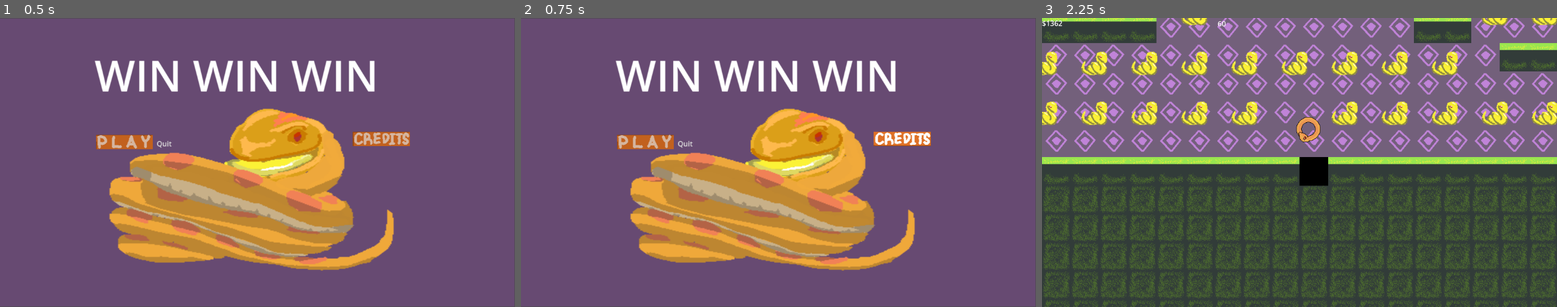
Above: before the commit, frames 1-3 (left to right).
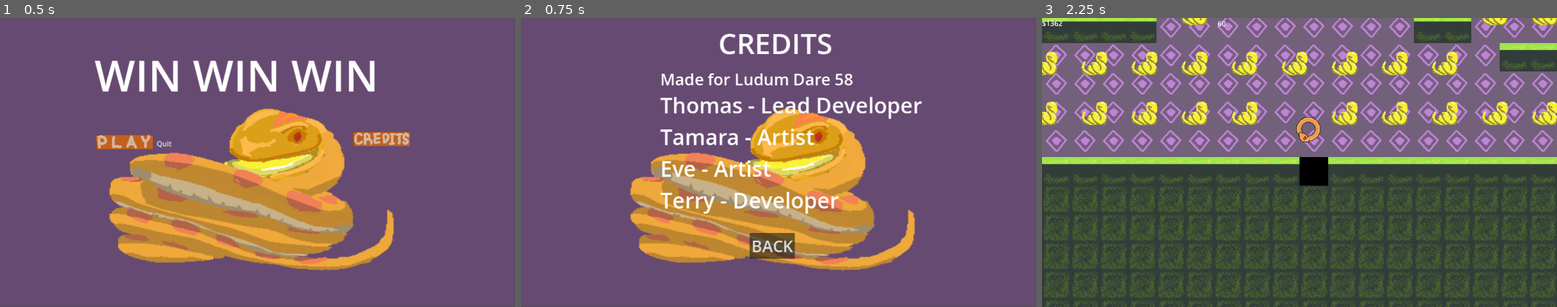
Above: after the commit, the same moments.

Repository: tgruenewald/LD58
Game: Godot game, scene res://scenes/main_menu.tscn
Two runs of this game, one before a commit and one after it. Both use one fixed random seed, a clock stepped at 60 frames per second and the inputs below. This scene is started directly instead of the project's main scene.
Inputs (mouse positions are in pixels of both pictures, inside the frame that each line leads up to):
- Up to frame 1 (0.5 s): no input
- Up to frame 2 (0.75 s): click (902, 139) at 0.5 s
- Up to frame 3 (2.25 s): click (1294, 246) at 1.25 s, where only the run after the commit has a clickable "BACK"; click (1165, 145) at 2 s

Frame 1 is identical in both runs. In frame 2, 8.4% of the frame differs, in the area x 18-80%, y 5-84%; in frame 3, nothing differs.

Commit message:
created credits screen

Diff:
--- /dev/null
+++ b/Scripts/credits.gd
@@ -0,0 +1,14 @@
+extends Node2D
+
+@onready var back_button: Button = $BackButton
+
+# Called when the node enters the scene tree for the first time.
+func _ready() -> void:
+	back_button.pressed.connect(_on_back_pressed)
+
+# Called every frame. 'delta' is the elapsed time since the previous frame.
+func _process(delta: float) -> void:
+	pass
+
+func _on_back_pressed() -> void:
+	get_tree().change_scene_to_file("res://scenes/main_menu.tscn")
--- a/Scripts/main_menu.gd
+++ b/Scripts/main_menu.gd
@@ -16,3 +16,7 @@
 func _on_play_pressed() -> void:
 	get_tree().change_scene_to_file("res://scenes/maintest.tscn")
 	pass # Replace with function body.
+
+func _on_credits_pressed() -> void:
+	get_tree().change_scene_to_file("res://scenes/credits.tscn")
+	pass # Replace with function body.
--- /dev/null
+++ b/scenes/credits.tscn
@@ -0,0 +1,71 @@
+[gd_scene load_steps=3 format=3 uid="uid://5vfo221ak0xj"]
+
+[ext_resource type="Script" path="res://Scripts/credits.gd" id="1_credits"]
+[ext_resource type="Texture2D" uid="uid://bef8arj7ss30b" path="res://Sprites/title.png" id="1_l6cm7"]
+
+[node name="Credits" type="Node2D"]
+script = ExtResource("1_credits")
+
+[node name="Sprite2D" type="Sprite2D" parent="."]
+position = Vector2(-335.5, -138)
+scale = Vector2(2.39792, 1.79444)
+texture = ExtResource("1_l6cm7")
+
+[node name="Camera2D" type="Camera2D" parent="Sprite2D"]
+
+[node name="CreditsLabel" type="Label" parent="."]
+offset_left = -470.0
+offset_top = -450.0
+offset_right = -270.0
+offset_bottom = -410.0
+theme_override_font_sizes/font_size = 64
+text = "CREDITS"
+horizontal_alignment = 1
+vertical_alignment = 1
+
+[node name="LudumDareLabel" type="Label" parent="."]
+offset_left = -600.0
+offset_top = -350.0
+offset_right = -300.0
+offset_bottom = -320.0
+theme_override_font_sizes/font_size = 36
+text = "Made for Ludum Dare 58"
+vertical_alignment = 1
+
+[node name="CreditsList" type="VBoxContainer" parent="."]
+offset_left = -600.0
+offset_top = -300.0
+offset_right = -500.0
+offset_bottom = -100.0
+
+[node name="ThomasLabel" type="Label" parent="CreditsList"]
+layout_mode = 2
+theme_override_font_sizes/font_size = 48
+text = "Thomas - Lead Developer"
+vertical_alignment = 1
+
+[node name="TamaraLabel" type="Label" parent="CreditsList"]
+layout_mode = 2
+theme_override_font_sizes/font_size = 48
+text = "Tamara - Artist"
+vertical_alignment = 1
+
+[node name="EveLabel" type="Label" parent="CreditsList"]
+layout_mode = 2
+theme_override_font_sizes/font_size = 48
+text = "Eve - Artist"
+vertical_alignment = 1
+
+[node name="TerryLabel" type="Label" parent="CreditsList"]
+layout_mode = 2
+theme_override_font_sizes/font_size = 48
+text = "Terry - Developer"
+vertical_alignment = 1
+
+[node name="BackButton" type="Button" parent="."]
+offset_left = -400.0
+offset_top = 20.0
+offset_right = -340.0
+offset_bottom = 60.0
+theme_override_font_sizes/font_size = 36
+text = "BACK"
--- a/scenes/main_menu.tscn
+++ b/scenes/main_menu.tscn
@@ -67,3 +67,4 @@
 texture_hover = ExtResource("5_tbmy8")
 
 [connection signal="pressed" from="ColorRect/HBoxContainer/Play" to="." method="_on_play_pressed"]
+[connection signal="pressed" from="ColorRect2/MarginContainer/Credits" to="." method="_on_credits_pressed"]
